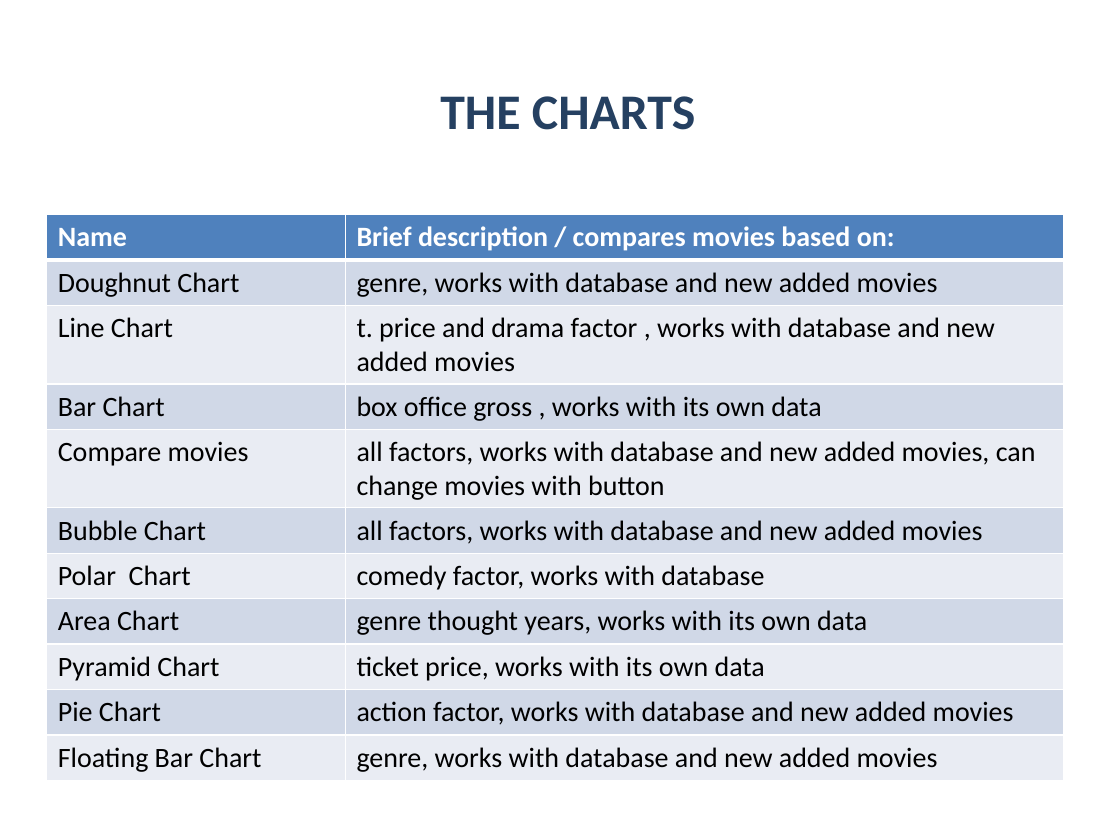
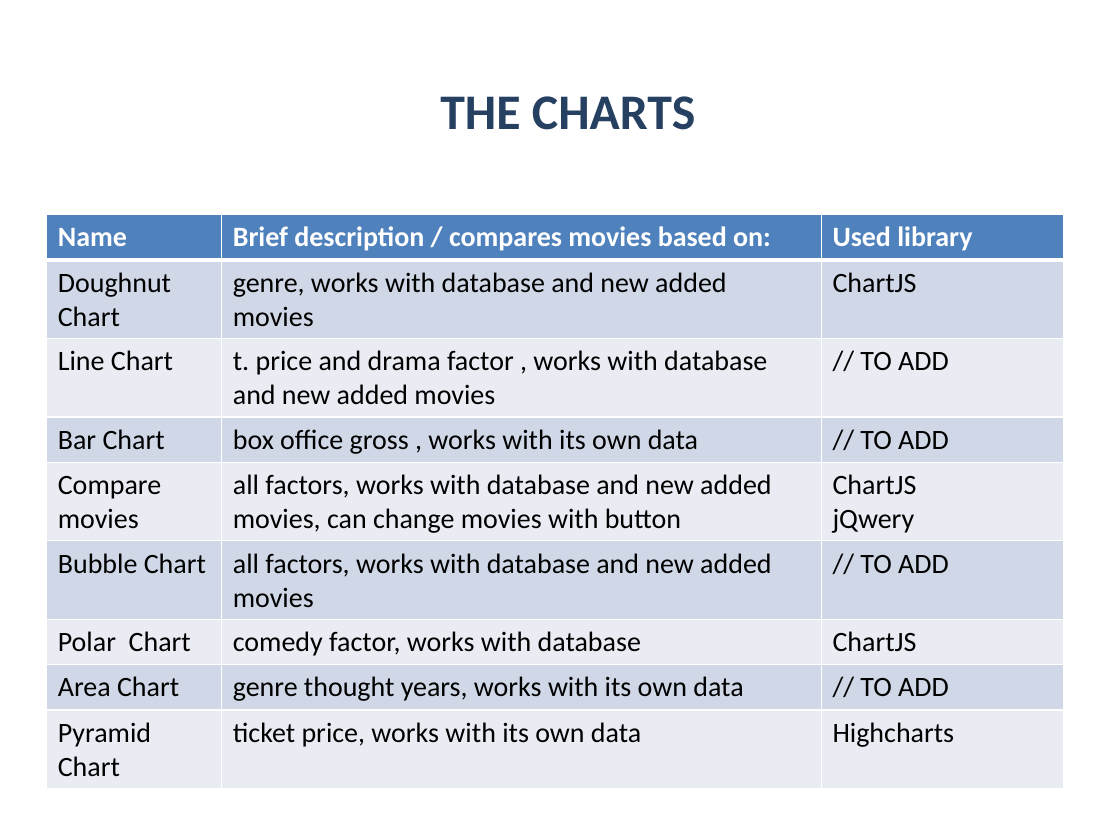
Before and after one commit to Acrelion/JS-Teamwork-Mandarine, a slide deck: slide 5 of Project Documentation/Presentation Mandarine.pptx. Drawn at 1120x840 pixels with LibreOffice and Linux fonts; fonts in the diff are those of the drawing; background and template pictures are left out. Boxes give left, top, right and bottom in pixels: in the first picture for what was removed or moved away, otherwise in the second. Text is boxed around its words. In the diff, an @@ line names an element or a change of style, - is before the commit and + after.

```diff
--- a/Project Documentation/Presentation Mandarine.pptx
+++ b/Project Documentation/Presentation Mandarine.pptx
@@ table at [47,215,1064,788] @@
-Name | Brief description / compares movies based on:
-Doughnut Chart | genre, works with database and new added movies
-Line Chart | t. price and drama factor , works with database and new added movies
-Bar Chart | box office gross , works with its own data
-Compare movies | all factors, works with database and new added movies, can change movies with button
-Bubble Chart | all factors, works with database and new added movies
-Polar Chart | comedy factor, works with database
-Area Chart | genre thought years, works with its own data
-Pyramid Chart | ticket price, works with its own data
-Pie Chart | action factor, works with database and new added movies
-Floating Bar Chart | genre, works with database and new added movies
+Name | Brief description / compares movies based on: | Used library
+Doughnut Chart | genre, works with database and new added movies | ChartJS
+Line Chart | t. price and drama factor , works with database and new added movies | // TO ADD
+Bar Chart | box office gross , works with its own data | // TO ADD
+Compare movies | all factors, works with database and new added movies, can change movies with button | ChartJS / jQwery
+Bubble Chart | all factors, works with database and new added movies | // TO ADD
+Polar Chart | comedy factor, works with database | ChartJS
+Area Chart | genre thought years, works with its own data | // TO ADD
+Pyramid Chart | ticket price, works with its own data | Highcharts
```
Also in this commit, not shown: 3 slides added, 3 slides removed.
